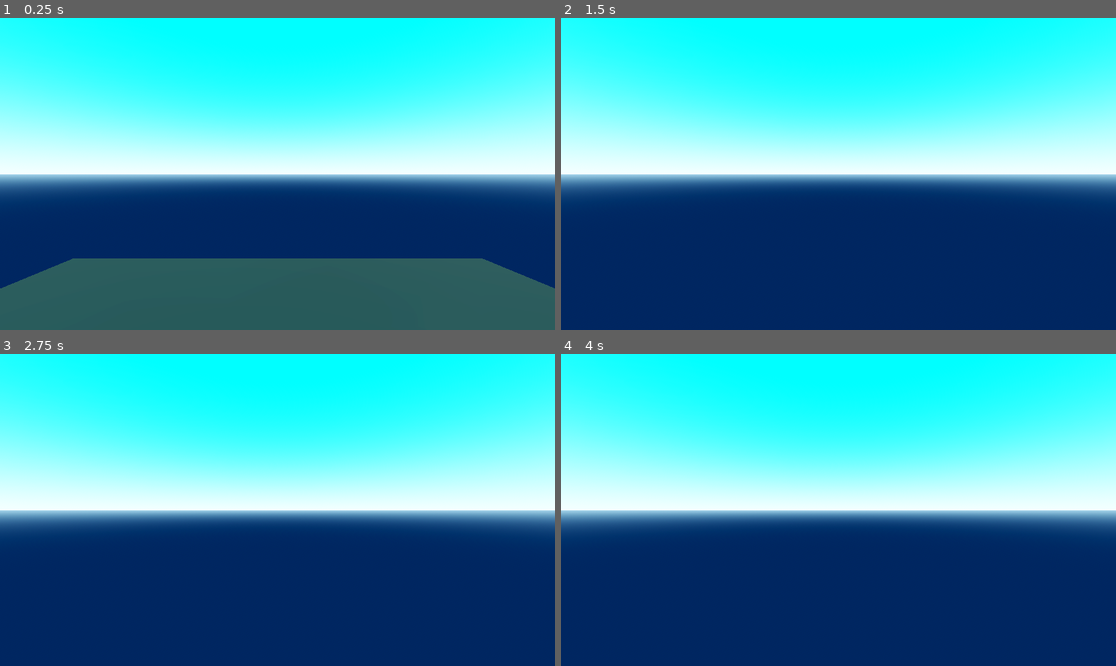
Above: before the commit, frames 1-4 (two rows, left to right).
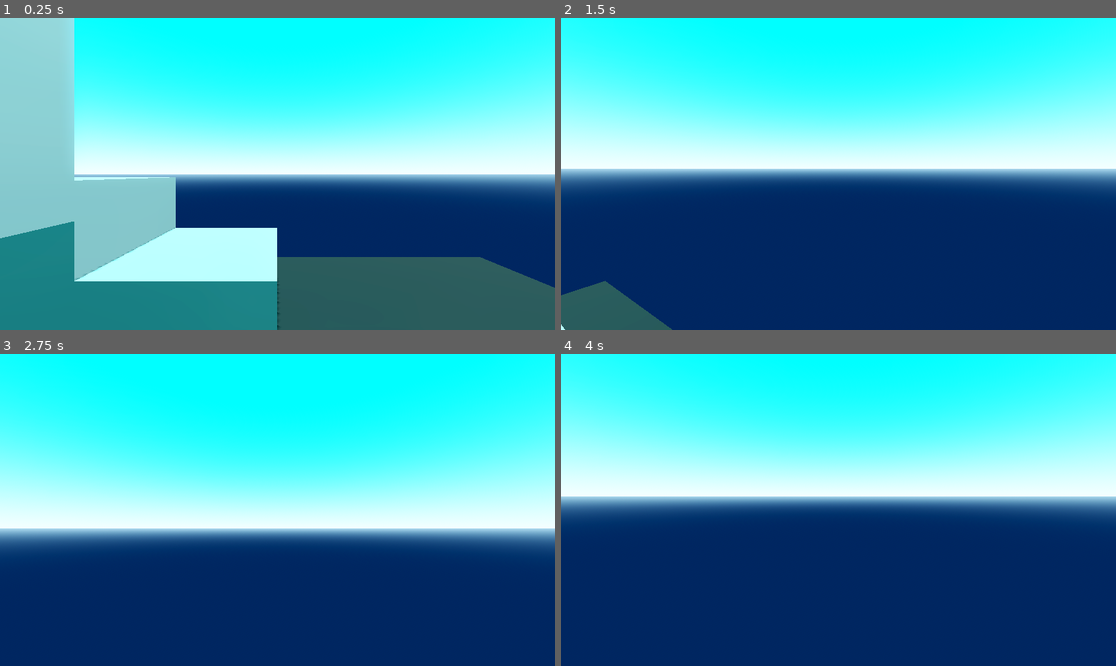
Above: after the commit, the same moments.

Repository: Klorine-Dev/Internal
Game: Godot game, scene res://main.tscn
Two runs of this game, one before a commit and one after it. Both use one fixed random seed, a clock stepped at 60 frames per second and the inputs below.
Inputs (mouse positions are in pixels of both pictures, inside the frame that each line leads up to):
- Up to frame 1 (0.25 s): no input
- Up to frame 2 (1.5 s): move the mouse to (866, 174) at 0.52 s; hold Shift (crouch, bound only after the commit) 0.53-1.28 s; hold W (move_forward) from 0.53 s (still down); tap Space (move_jump) at 0.77 s; tap Ctrl (sprint, bound only after the commit) at 0.8, 1.35 s; move the mouse to (810, 174) at 1.27 s
- Up to frame 3 (2.75 s): keep holding W (move_forward); tap Space (move_jump) at 1.52 s; tap Shift (crouch, bound only after the commit) at 1.55 s; tap Enter at 2 s; move the mouse to (288, 503) at 2.02 s; hold Shift (crouch, bound only after the commit) from 2.03 s (still down); tap Ctrl (sprint, bound only after the commit) at 2.3 s
- Up to frame 4 (4 s): keep holding W (move_forward); tap Space (move_jump) at 2.75, 3.02, 3.77 s; move the mouse to (832, 516) at 2.77 s; release Shift (crouch, bound only after the commit) at 2.78 s; tap Ctrl (sprint, bound only after the commit) at 2.85, 3.8 s; tap Shift (crouch, bound only after the commit) at 3.05 s; tap Enter at 3.5 s; move the mouse to (877, 513) at 3.52 s; hold Shift (crouch, bound only after the commit) from 3.53 s (still down)

The runs differ from the first frame. In frame 1, 28% of the frame differs, in the area x 0-100%, y 0-100%; in frame 2, 7.3%; in frame 3, 41%, in the area x 0-100%, y 15-63%; in frame 4, 31%.

Commit message:
added crouchign n stuff

Diff:
--- a/godotLearning-Fps/Scripts/player.gd
+++ b/godotLearning-Fps/Scripts/player.gd
@@ -1,32 +1,53 @@
-# left off at 8:46
-# https://www.youtube.com/watch?v=N-jh8qc8tJs
 extends CharacterBody3D;
 
-const SPEED=5.0;
-const JUMP_VELOCITY=4.5;
+@export var SPEED:float=4.0;
+@export var SPRINT_MULTIPLIER:float=1.65;
+@export var JUMP_VELOCITY:float=4.5;
+@export var ANIMATION_PLAYER:AnimationPlayer;
+@export var CROUCH_SHAPECAST:ShapeCast3D;
+@export_range(5,10,.1) var CROUCH_SPEED:float=7.0;
+var _is_crouching:bool=false;
 
+@export var MOUSE_SENSITIVITY:float=.5;
 @export var TILT_LOWER_LIMIT:=deg_to_rad(-90.0);
 @export var TILT_UPPER_LIMIT:=deg_to_rad(90.0);
 @export var CAMERA_CONTROLLER:Camera3D;
 var _mouse_input:bool=false;
+var _mouse_rotation:Vector3;
 var _rotation_input:float;
 var _tilt_input:float;
+var _player_rotation:Vector3;
+var _camera_rotation:Vector3;
 
 func _ready()->void:
 	Input.mouse_mode=Input.MOUSE_MODE_CAPTURED;
+	CROUCH_SHAPECAST.add_exception($".");
 
 func _input(event: InputEvent)->void:
 	if(event.is_action_pressed("exit")):get_tree().quit();
+	if(event.is_action_pressed("crouch")):toggle_crouch();
 
 func _unhandled_input(event:InputEvent)->void:
 	_mouse_input=(event is InputEventMouseMotion and Input.get_mouse_mode()==Input.MOUSE_MODE_CAPTURED);
 	if _mouse_input:
-		_rotation_input=-event.relative.x;
-		_tilt_input=-event.relative.y;
+		_rotation_input=-event.relative.x*MOUSE_SENSITIVITY;
+		_tilt_input=-event.relative.y*MOUSE_SENSITIVITY;
 
+func _update_camera(delta):
+	_mouse_rotation.x+=_tilt_input*delta;
+	_mouse_rotation.x=clamp(_mouse_rotation.x,TILT_LOWER_LIMIT,TILT_UPPER_LIMIT);
+	_mouse_rotation.y+=_rotation_input*delta;
+	_player_rotation=Vector3(0.0,_mouse_rotation.y,0.0);
+	_camera_rotation=Vector3(_mouse_rotation.x,0.0,0.0);
+	CAMERA_CONTROLLER.transform.basis=Basis.from_euler(_camera_rotation);
+	CAMERA_CONTROLLER.rotation.z=0.0;
+	global_transform.basis=Basis.from_euler(_player_rotation);
+	_rotation_input=0.0;
+	_tilt_input=0.0;
 
 func _physics_process(delta: float) -> void:
 	if not is_on_floor():velocity+=get_gravity()*delta;
+	_update_camera(delta);
 	if Input.is_action_just_pressed("move_jump") and is_on_floor():velocity.y=JUMP_VELOCITY;
 	var input_dir:=Input.get_vector(
 		"move_left",
@@ -36,9 +57,23 @@
 	);
 	var direction:=(transform.basis*Vector3(input_dir.x,0,input_dir.y)).normalized()
 	if direction:
-		velocity.x=direction.x*SPEED;
-		velocity.z=direction.z*SPEED;
+		if Input.is_action_pressed("sprint"):
+			velocity.x=direction.x*SPEED*SPRINT_MULTIPLIER;
+			velocity.z=direction.z*SPEED*SPRINT_MULTIPLIER;
+		else:
+			velocity.x=direction.x*SPEED;
+			velocity.z=direction.z*SPEED;
 	else:
 		velocity.x=move_toward(velocity.x,0,SPEED);
 		velocity.z=move_toward(velocity.z,0,SPEED);
 	move_and_slide();
+
+func toggle_crouch():
+	pass
+	#!doesn't work >:c
+	# if _is_crouching and !CROUCH_SHAPECAST.is_colliding():
+	# 	ANIMATION_PLAYER.play("crouch",-1,CROUCH_SPEED*-1,true);
+	# elif not _is_crouching: ANIMATION_PLAYER.play("crouch",-1,CROUCH_SPEED);
+
+func _on_animation_player_animation_started(anim_name:StringName) -> void:
+	if anim_name=="crouch":_is_crouching=!_is_crouching;
--- a/godotLearning-Fps/main.tscn
+++ b/godotLearning-Fps/main.tscn
@@ -29,6 +29,12 @@
 [sub_resource type="BoxShape3D" id="BoxShape3D_ak562"]
 size = Vector3(10, 0.3, 10)
 
+[sub_resource type="BoxMesh" id="BoxMesh_wj3ke"]
+size = Vector3(2, 2, 2)
+
+[sub_resource type="BoxShape3D" id="BoxShape3D_p7klq"]
+size = Vector3(2, 2, 2)
+
 [node name="Main" type="Node3D"]
 transform = Transform3D(1, 0, 0, 0, 1, 0, 0, 0, 1, -0.0152149, -1.90735e-06, -0.0144882)
 
@@ -36,17 +42,47 @@
 environment = SubResource("Environment_jh72v")
 
 [node name="DirectionalLight3D" type="DirectionalLight3D" parent="."]
-transform = Transform3D(-0.866025, -0.433013, 0.25, 0, 0.5, 0.866025, -0.5, 0.75, -0.433013, 0, 0, 0)
+transform = Transform3D(-0.866025, -0.433013, 0.25, 0, 0.5, 0.866025, -0.5, 0.75, -0.433013, 0, 6.43264, -6.32989)
 shadow_enabled = true
 
-[node name="MeshInstance3D" type="MeshInstance3D" parent="."]
+[node name="Floor" type="MeshInstance3D" parent="."]
+transform = Transform3D(1, 0, 0, 0, 1, 0, 0, 0, 1, -0.00329399, 0.0147934, -0.0101385)
 mesh = SubResource("BoxMesh_jx5co")
 surface_material_override/0 = SubResource("StandardMaterial3D_2ip5x")
 
-[node name="StaticBody3D" type="StaticBody3D" parent="MeshInstance3D"]
+[node name="StaticBody3D" type="StaticBody3D" parent="Floor"]
 
-[node name="CollisionShape3D" type="CollisionShape3D" parent="MeshInstance3D/StaticBody3D"]
+[node name="CollisionShape3D" type="CollisionShape3D" parent="Floor/StaticBody3D"]
 shape = SubResource("BoxShape3D_ak562")
 
 [node name="Player" parent="." instance=ExtResource("1_45rtc")]
 transform = Transform3D(1, 0, 0, 0, 1, 0, 0, 0, 1, 0, 1, 0)
+
+[node name="Box" type="MeshInstance3D" parent="."]
+transform = Transform3D(1, 0, 0, 0, 1, 0, 0, 0, 1, -3, 1.15, -3)
+mesh = SubResource("BoxMesh_wj3ke")
+
+[node name="StaticBody3D" type="StaticBody3D" parent="Box"]
+
+[node name="CollisionShape3D" type="CollisionShape3D" parent="Box/StaticBody3D"]
+shape = SubResource("BoxShape3D_p7klq")
+
+[node name="Box2" type="MeshInstance3D" parent="."]
+transform = Transform3D(1, 0, 0, 0, 1, 0, 0, 0, 1, -1, 0.16, -3)
+mesh = SubResource("BoxMesh_wj3ke")
+skeleton = NodePath("../Box")
+
+[node name="StaticBody3D" type="StaticBody3D" parent="Box2"]
+
+[node name="CollisionShape3D" type="CollisionShape3D" parent="Box2/StaticBody3D"]
+shape = SubResource("BoxShape3D_p7klq")
+
+[node name="Box3" type="MeshInstance3D" parent="."]
+transform = Transform3D(1, 0, 0, 0, 1, 0, 0, 0, 1, -3, 2.75, -1)
+mesh = SubResource("BoxMesh_wj3ke")
+skeleton = NodePath("../Box")
+
+[node name="StaticBody3D" type="StaticBody3D" parent="Box3"]
+
+[node name="CollisionShape3D" type="CollisionShape3D" parent="Box3/StaticBody3D"]
+shape = SubResource("BoxShape3D_p7klq")
--- a/godotLearning-Fps/player.tscn
+++ b/godotLearning-Fps/player.tscn
@@ -9,21 +9,173 @@
 [sub_resource type="StandardMaterial3D" id="StandardMaterial3D_ng0qv"]
 albedo_color = Color(1, 0, 0, 1)
 
-[node name="Player" type="CharacterBody3D"]
+[sub_resource type="Animation" id="Animation_vqlcr"]
+length = 0.001
+tracks/0/type = "value"
+tracks/0/imported = false
+tracks/0/enabled = true
+tracks/0/path = NodePath("..:shape:height")
+tracks/0/interp = 1
+tracks/0/loop_wrap = true
+tracks/0/keys = {
+"times": PackedFloat32Array(0),
+"transitions": PackedFloat32Array(1),
+"update": 0,
+"values": [2.0]
+}
+tracks/1/type = "value"
+tracks/1/imported = false
+tracks/1/enabled = true
+tracks/1/path = NodePath("..:position")
+tracks/1/interp = 1
+tracks/1/loop_wrap = true
+tracks/1/keys = {
+"times": PackedFloat32Array(0),
+"transitions": PackedFloat32Array(1),
+"update": 0,
+"values": [Vector3(0, 1, 0)]
+}
+tracks/2/type = "value"
+tracks/2/imported = false
+tracks/2/enabled = true
+tracks/2/path = NodePath("../../CameraController/Camera3D:position")
+tracks/2/interp = 1
+tracks/2/loop_wrap = true
+tracks/2/keys = {
+"times": PackedFloat32Array(0),
+"transitions": PackedFloat32Array(1),
+"update": 0,
+"values": [Vector3(0, 1.5, 0)]
+}
+tracks/3/type = "value"
+tracks/3/imported = false
+tracks/3/enabled = true
+tracks/3/path = NodePath(".:mesh:height")
+tracks/3/interp = 1
+tracks/3/loop_wrap = true
+tracks/3/keys = {
+"times": PackedFloat32Array(0),
+"transitions": PackedFloat32Array(1),
+"update": 0,
+"values": [2.0]
+}
+tracks/4/type = "value"
+tracks/4/imported = false
+tracks/4/enabled = true
+tracks/4/path = NodePath("../../ShapeCast3D:target_position")
+tracks/4/interp = 1
+tracks/4/loop_wrap = true
+tracks/4/keys = {
+"times": PackedFloat32Array(0),
+"transitions": PackedFloat32Array(1),
+"update": 0,
+"values": [Vector3(0, 1.5, 0)]
+}
+
+[sub_resource type="Animation" id="Animation_bx08e"]
+resource_name = "crouch"
+tracks/0/type = "value"
+tracks/0/imported = false
+tracks/0/enabled = true
+tracks/0/path = NodePath("..:shape:height")
+tracks/0/interp = 2
+tracks/0/loop_wrap = true
+tracks/0/keys = {
+"times": PackedFloat32Array(0, 1),
+"transitions": PackedFloat32Array(1, 1),
+"update": 0,
+"values": [2.0, 1.5]
+}
+tracks/1/type = "value"
+tracks/1/imported = false
+tracks/1/enabled = true
+tracks/1/path = NodePath("..:position")
+tracks/1/interp = 2
+tracks/1/loop_wrap = true
+tracks/1/keys = {
+"times": PackedFloat32Array(0, 1),
+"transitions": PackedFloat32Array(1, 1),
+"update": 0,
+"values": [Vector3(0, 1, 0), Vector3(0, 0.75, 0)]
+}
+tracks/2/type = "value"
+tracks/2/imported = false
+tracks/2/enabled = true
+tracks/2/path = NodePath("../../CameraController/Camera3D:position")
+tracks/2/interp = 2
+tracks/2/loop_wrap = true
+tracks/2/keys = {
+"times": PackedFloat32Array(0, 1),
+"transitions": PackedFloat32Array(1, 1),
+"update": 0,
+"values": [Vector3(0, 1.5, 0), Vector3(0, 1, 0)]
+}
+tracks/3/type = "value"
+tracks/3/imported = false
+tracks/3/enabled = true
+tracks/3/path = NodePath(".:mesh:height")
+tracks/3/interp = 2
+tracks/3/loop_wrap = true
+tracks/3/keys = {
+"times": PackedFloat32Array(0, 1),
+"transitions": PackedFloat32Array(1, 1),
+"update": 0,
+"values": [2.0, 1.5]
+}
+tracks/4/type = "value"
+tracks/4/imported = false
+tracks/4/enabled = true
+tracks/4/path = NodePath("../../ShapeCast3D:target_position")
+tracks/4/interp = 2
+tracks/4/loop_wrap = true
+tracks/4/keys = {
+"times": PackedFloat32Array(0, 1),
+"transitions": PackedFloat32Array(1, 1),
+"update": 0,
+"values": [Vector3(0, 0.75, 0), Vector3(0, 1, 0)]
+}
+
+[sub_resource type="AnimationLibrary" id="AnimationLibrary_kb661"]
+_data = {
+"RESET": SubResource("Animation_vqlcr"),
+"crouch": SubResource("Animation_bx08e")
+}
+
+[sub_resource type="SphereShape3D" id="SphereShape3D_hwu2q"]
+
+[node name="Player" type="CharacterBody3D" node_paths=PackedStringArray("ANIMATION_PLAYER", "CROUCH_SHAPECAST", "CAMERA_CONTROLLER")]
+transform = Transform3D(1, 0, 0, 0, 1, 0, 0, 0, 1, -0.0108743, 1.19209e-07, -0.0122275)
 script = ExtResource("1_ygodg")
+ANIMATION_PLAYER = NodePath("AnimationPlayer")
+CROUCH_SHAPECAST = NodePath("ShapeCast3D")
+CAMERA_CONTROLLER = NodePath("CameraController/Camera3D")
 
 [node name="CollisionShape3D" type="CollisionShape3D" parent="."]
 transform = Transform3D(1, 0, 0, 0, 1, 0, 0, 0, 1, 0, 1, 0)
 shape = SubResource("CapsuleShape3D_4co3h")
 
-[node name="MeshInstance3D" type="MeshInstance3D" parent="CollisionShape3D"]
+[node name="MogusBean" type="MeshInstance3D" parent="CollisionShape3D"]
 mesh = SubResource("CapsuleMesh_i2ktq")
 surface_material_override/0 = SubResource("StandardMaterial3D_ng0qv")
 
 [node name="CameraController" type="Node3D" parent="."]
 
 [node name="Camera3D" type="Camera3D" parent="CameraController"]
-transform = Transform3D(1, 0, 0, 0, 1, 0, 0, 0, 1, -0.00619841, 1.5, -0.00913811)
+transform = Transform3D(1, 0, 0, 0, 1, 0, 0, 0, 1, 0, 1.5, 0)
 
 [node name="Reflections" type="ReflectionProbe" parent="CameraController/Camera3D"]
 update_mode = 1
+
+[node name="AnimationPlayer" type="AnimationPlayer" parent="."]
+root_node = NodePath("../CollisionShape3D/MogusBean")
+libraries = {
+"": SubResource("AnimationLibrary_kb661")
+}
+
+[node name="ShapeCast3D" type="ShapeCast3D" parent="."]
+transform = Transform3D(1, 0, 0, 0, 1, 0, 0, 0, 1, 0, 0.250012, 0)
+shape = SubResource("SphereShape3D_hwu2q")
+target_position = Vector3(0, 1.5, 0)
+debug_shape_custom_color = Color(0, 1, 0.341176, 1)
+
+[connection signal="animation_started" from="AnimationPlayer" to="." method="_on_animation_player_animation_started"]
--- a/godotLearning-Fps/project.godot
+++ b/godotLearning-Fps/project.godot
@@ -55,3 +55,13 @@
 "events": [Object(InputEventKey,"resource_local_to_scene":false,"resource_name":"","device":-1,"window_id":0,"alt_press …(195 unchanged characters)…
 ]
 }
+crouch={
+"deadzone": 0.5,
+"events": [Object(InputEventKey,"resource_local_to_scene":false,"resource_name":"","device":-1,"window_id":0,"alt_pressed":false,"shift_pressed":false,"ctrl_pressed":false,"meta_pressed":false,"pressed":false,"keycode":0,"physical_keycode":4194325,"key_label":0,"unicode":0,"location":0,"echo":false,"script":null)
+]
+}
+sprint={
+"deadzone": 0.5,
+"events": [Object(InputEventKey,"resource_local_to_scene":false,"resource_name":"","device":-1,"window_id":0,"alt_pressed":false,"shift_pressed":false,"ctrl_pressed":false,"meta_pressed":false,"pressed":false,"keycode":0,"physical_keycode":4194326,"key_label":0,"unicode":0,"location":0,"echo":false,"script":null)
+]
+}
Not shown: 1 places in godotLearning-Fps/main.tscn that only renumber resources
Not shown: 1 places in godotLearning-Fps/player.tscn that only renumber resources
